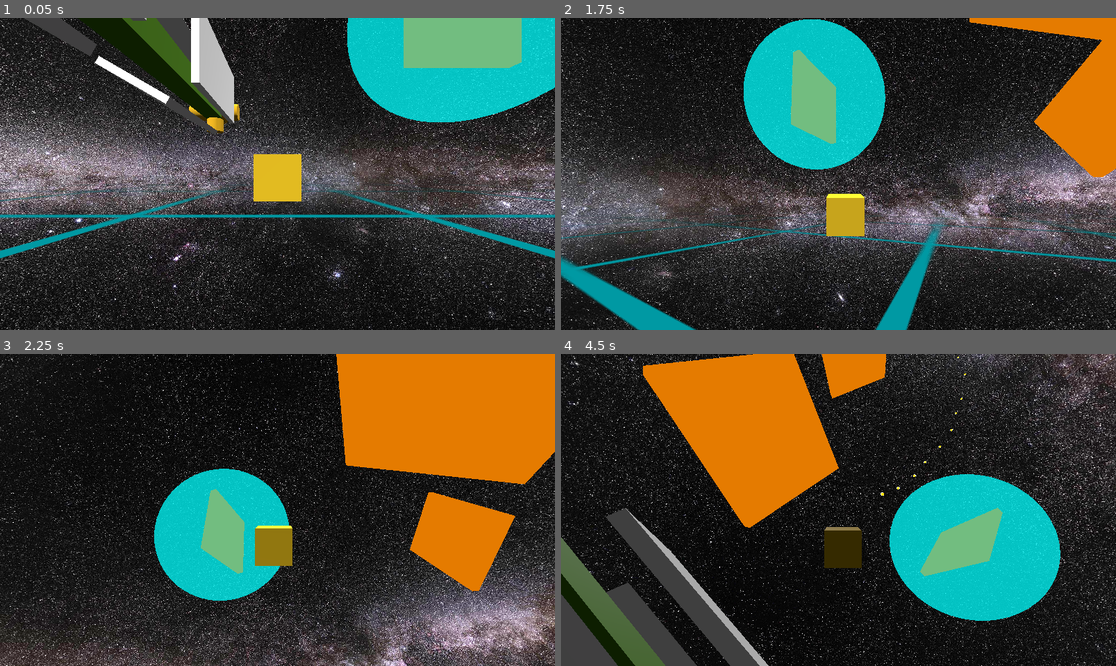
Above: before the commit, frames 1-4 (two rows, left to right).
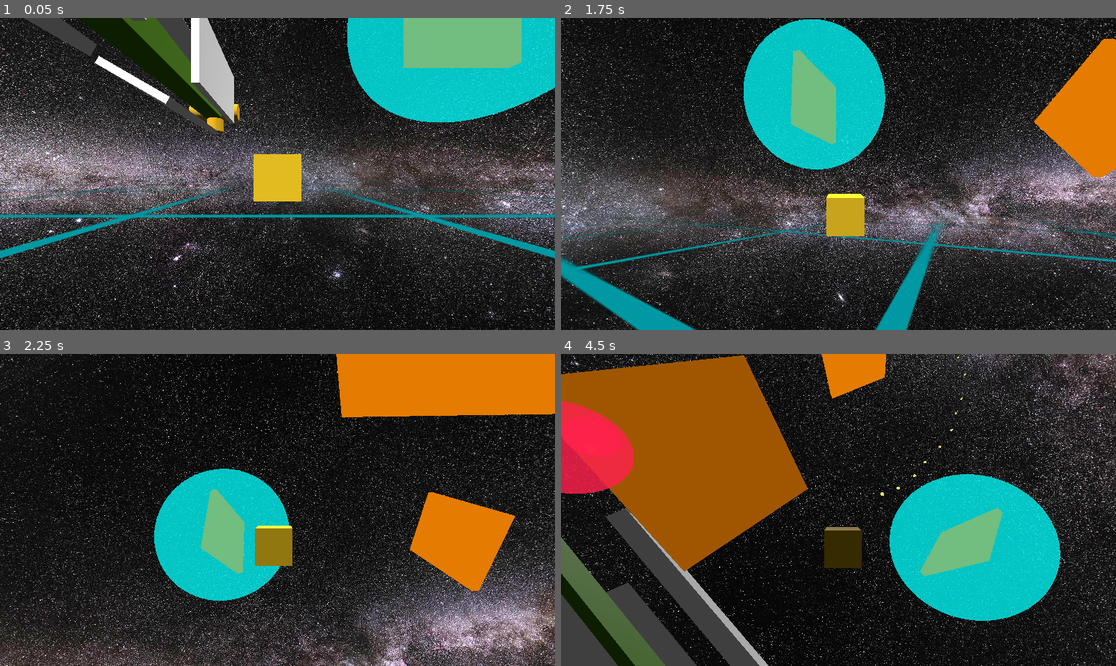
Above: after the commit, the same moments.

Repository: david-andrew/Aberration
Game: Godot game, scene res://world.tscn
Same seed, same stepped clock (60 frames per second), same inputs: the game is played once before the commit and once after it.
Inputs:
- Up to frame 1 (0.05 s): no input
- Up to frame 2 (1.75 s): hold Right (right) 0.53-1.28 s; hold A (a) 0.53-1.28 s; tap D (d) at 0.8, 1.35 s; hold Down (down) from 1.28 s (still down); tap E (e) at 1.55 s
- Up to frame 3 (2.25 s): release Down (down) at 2.03 s; hold Right (right) from 2.03 s (still down); hold E (e) from 2.03 s (still down)
- Up to frame 4 (4.5 s): tap S (s) at 2.3, 2.85 s; release Right (right) at 2.78 s; release E (e) at 2.78 s; hold Up (up) 2.78-3.53 s; tap Space (space) at 3.05 s; hold Space (space) 3.53-4.28 s; hold Left (left) from 3.53 s (still down); tap W (w) at 3.8, 4.35 s

Frame 1 is identical in both runs. In frame 2, 1.2% of the frame differs, in the area x 73-100%, y 0-8%; in frame 3, 7.1%; in frame 4, 24%, in the area x 0-51%, y 0-70%.

Commit message:
basic working cannon module that fires at a target

Diff:
--- a/scenes/cannon_module.gd
+++ b/scenes/cannon_module.gd
@@ -1,12 +1,23 @@
 extends ShipModule
 
 var target: Node3D = null
+var possible_targets: Array[Node3D] = []
 var original_transform: Transform3D
 @export var MIN_ANGLE_WITH_SURFACE: float = PI/8
+var ray: RayCast3D
+var original_parent
+
+const SHOOT_FREQUENCY = 20 #shots/second
+var last_shot_time = Time.get_ticks_msec()
+const BULLET_INITIAL_SPEED = 100
+const BULLET = preload("res://scenes/bullet.tscn")
+var total_bullets_shot = 0
+
+
+
 
 
 func _ready():
-
 	var joint = PinJoint3D.new()
 	link_module_to_core(joint)
 
@@ -14,26 +25,81 @@
 	target = get_tree().current_scene.find_child('Player')
 	original_transform = Transform3D(transform)
 
-func _physics_process(delta):
-	pass
-	#TODO: make the turret point at the player
-	#debug_player.global_position
-	try_look_at_target()
+	ray = $RayCast3D
+	ray.enabled = false
+	ray.visible = false
+
+	original_parent = get_parent()
 
 
-func try_look_at_target():
+func _physics_process(delta):
+	try_shoot_at_target()
+
+
+func set_targets(targets:Array[Node3D]):
+	#TODO: for use by control modules
+	pass
+
+func select_best_target():
+	if len(possible_targets) == 0:
+		return
 	if not target:
-		print('target is null')
+		target = possible_targets[0]
+
+	#TODO: iterate over targets, select the closest (ensuring that the turret can point at it)
+
+func try_shoot_at_target():
+	if get_parent() != original_parent:
 		return
 
+	if not target:
+		return
+
+	# TODO: long term, this only seems to be correct for one orientation of turret
 	#check that target is at an aimable spot
-	var dot = (original_transform.basis * (global_position - target.global_position)).normalized().dot(Vector3.FORWARD)
+	#var dot = (original_transform.basis * (global_position - target.global_position)).normalized().dot(Vector3.FORWARD)
 
 	# check if cannon can point at the target
-	if PI/2 - acos(dot) < MIN_ANGLE_WITH_SURFACE:
-		#print('target is out of angular range')
-		transform.basis = original_transform.basis
+	#if PI/2 - acos(dot) < MIN_ANGLE_WITH_SURFACE:
+		##print('target is out of angular range')
+		#transform.basis = original_transform.basis
+		#return
+
+
+	look_at(target.global_position, Vector3.UP)
+
+
+	# check if cannon is beyond max rotation
+	if transform.basis.z.dot(original_transform.basis.z) < 0.25:
+		ray.visible = false
 		return
 
-	#print('looking at target ', target.global_position)
-	look_at(target.global_position, Vector3.UP)
+	##draw a raycast from the turret tip and check if it collides with the player
+	ray.visible = false
+	ray.force_raycast_update()
+	var collider = ray.get_collider()
+	if not collider:
+		ray.visible = false
+		return
+
+	#ray.visible = collider == target
+	#if collider == target:
+		#print('raycast hitting target ', target)
+	#else:
+		#print('raycast not hitting target ', target)
+
+	if collider == target:
+		#ray.visible = true
+		shoot_bullet()
+
+
+func shoot_bullet():
+	if Time.get_ticks_msec() - last_shot_time > (1000 / SHOOT_FREQUENCY):
+		var bullet = BULLET.instantiate()
+		GameMaster.current_scene.add_child(bullet)
+		bullet.global_basis = global_basis
+		bullet.position = global_position + (target.global_position - global_position).normalized() * 2 + Vector3(randf(), randf(), randf()) * 0.5
+		bullet.global_position -= 2*global_transform.basis.z
+		bullet.linear_velocity = linear_velocity + BULLET_INITIAL_SPEED * -global_transform.basis.z + Vector3(randf(), randf(), randf()) * 2
+		last_shot_time = Time.get_ticks_msec()
+		total_bullets_shot += 1
--- a/scenes/cannon_module.tscn
+++ b/scenes/cannon_module.tscn
@@ -21,6 +21,16 @@
 [sub_resource type="BoxShape3D" id="BoxShape3D_1pdn2"]
 size = Vector3(0.25, 0.25, 1.25)
 
+[sub_resource type="StandardMaterial3D" id="StandardMaterial3D_5mjnl"]
+shading_mode = 0
+albedo_color = Color(0.298039, 0.298039, 1, 1)
+
+[sub_resource type="CylinderMesh" id="CylinderMesh_kcksl"]
+material = SubResource("StandardMaterial3D_5mjnl")
+top_radius = 0.05
+bottom_radius = 0.05
+height = 100.0
+
 [node name="CannonModule" type="RigidBody3D"]
 script = ExtResource("1_hxdcm")
 
@@ -40,3 +50,13 @@
 
 [node name="Health" parent="." instance=ExtResource("1_gvrty")]
 MAX_HEALTH = 5
+
+[node name="RayCast3D" type="RayCast3D" parent="."]
+transform = Transform3D(1, 0, 0, 0, 1, 0, 0, 0, 1, 0, 0, -2)
+exclude_parent = false
+target_position = Vector3(0, 0, -200)
+debug_shape_thickness = 5
+
+[node name="MeshInstance3D" type="MeshInstance3D" parent="RayCast3D"]
+transform = Transform3D(1, 0, 0, 0, -4.37114e-08, -1, 0, 1, -4.37114e-08, 0, 0, -50)
+mesh = SubResource("CylinderMesh_kcksl")
--- a/world.tscn
+++ b/world.tscn
@@ -168,7 +168,7 @@
 node_b = NodePath("../Shield")
 
 [node name="NewTestObstacle3" parent="." instance=ExtResource("7_6bovt")]
-transform = Transform3D(1, 0, 0, 0, 0.547446, 0.836841, 0, -0.836841, 0.547446, 0, 7.57625, 8.46046)
+transform = Transform3D(1, 0, 0, 0, 0.547446, 0.836841, 0, -0.836841, 0.547446, -4.29016, 7.57625, 8.46046)
 
 [node name="NewTestObstacle4" parent="." instance=ExtResource("7_6bovt")]
 transform = Transform3D(-0.464326, -0.754404, -0.463978, -0.843392, 0.536549, -0.0283761, 0.270354, 0.37814, -0.885392, 23.9953, 9.93048, 17.2644)
Not shown: 1 places in scenes/cannon_module.tscn that only renumber resources
Not shown: 1 places in scenes/laser_module.tscn that only renumber resources
